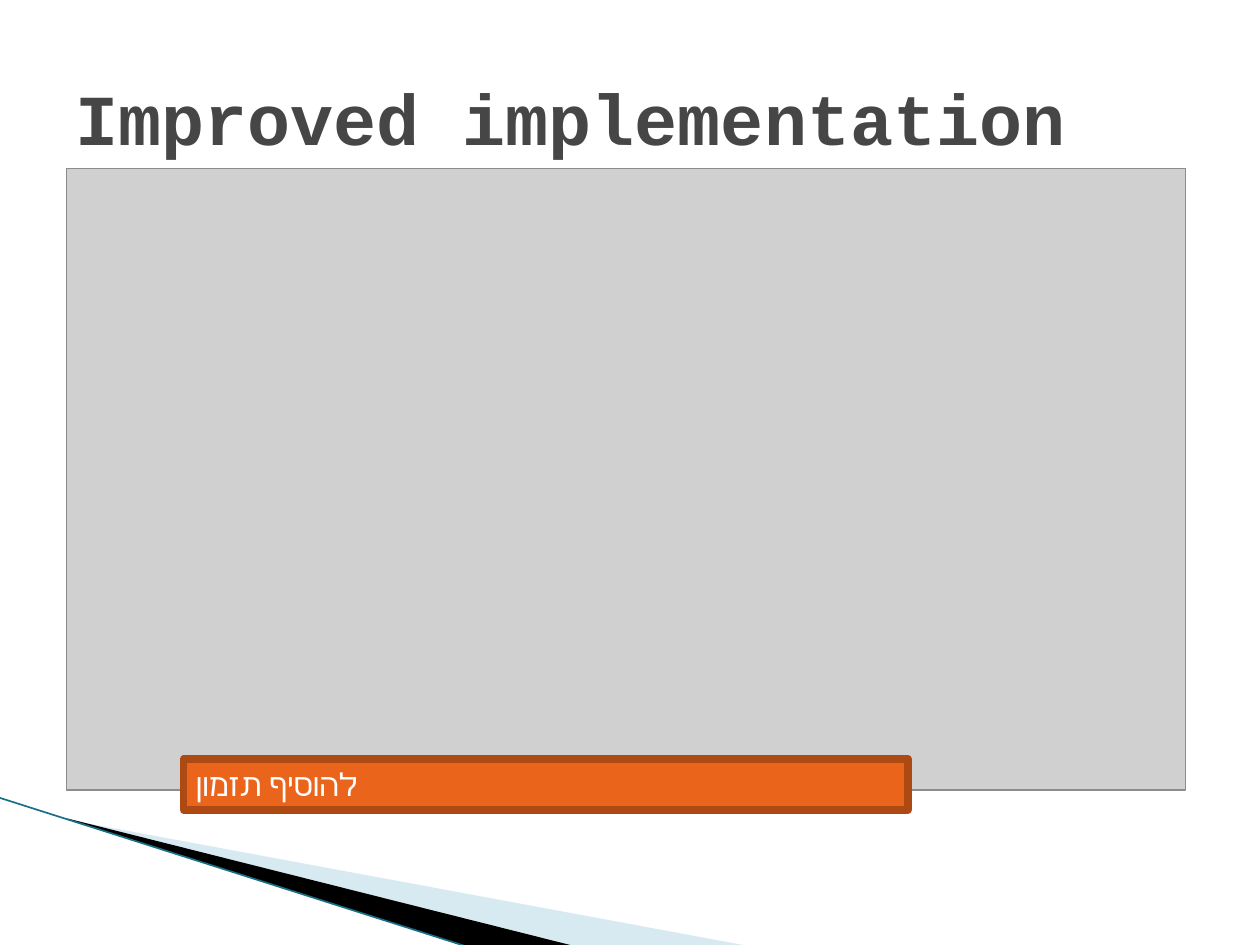
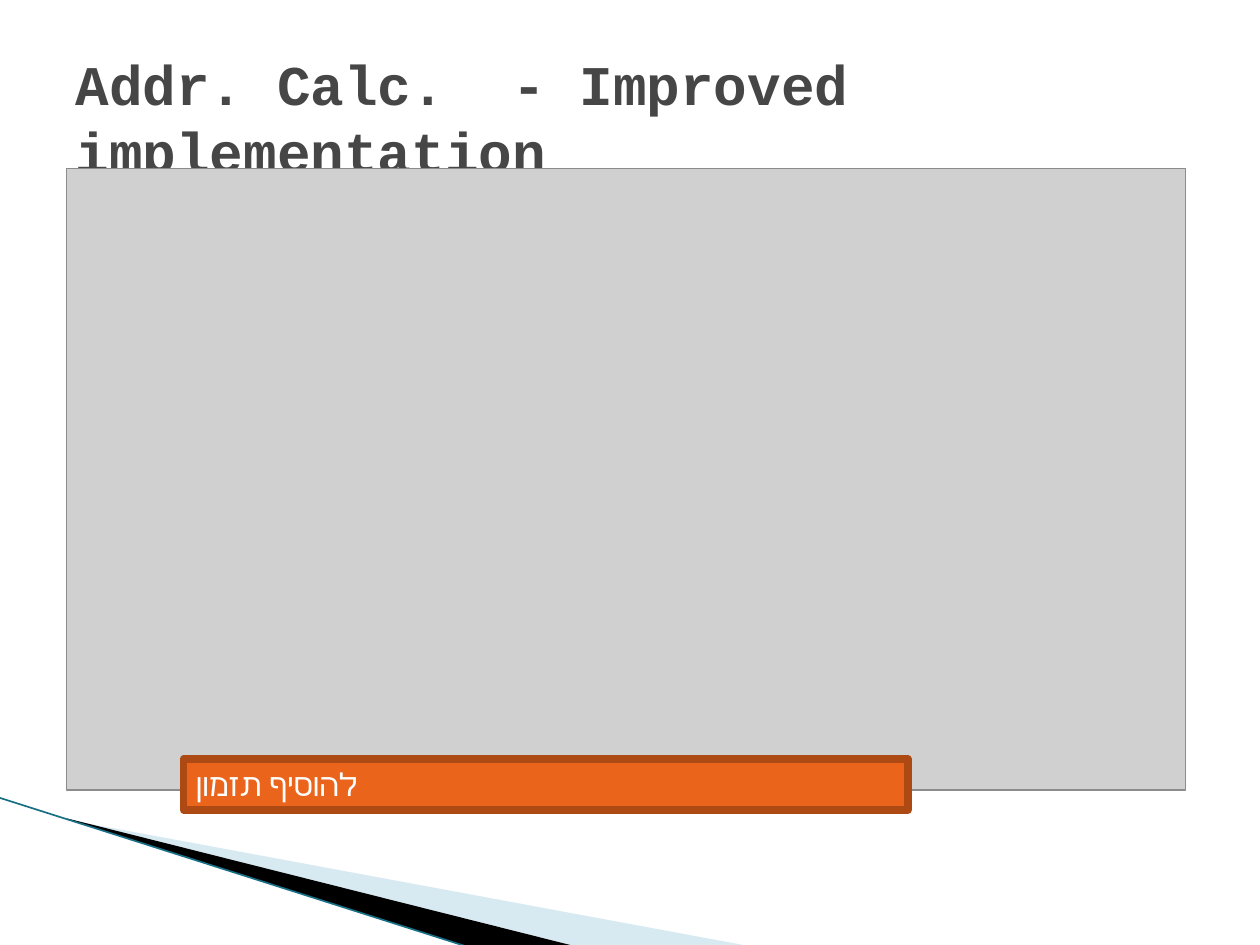
Before and after one commit to shizzz88/image-rotation-technion-ee, a slide deck: slide 23 of Presentation/Final_part_A_Presentation.pptx. Drawn at 1260x945 pixels with LibreOffice and Linux fonts; fonts in the diff are those of the drawing; grey boxes stand for pictures; background and template pictures are left out. Boxes give left, top, right and bottom in pixels: in the first picture for what was removed or moved away, otherwise in the second. Text is boxed around its words. In the diff, an @@ line names an element or a change of style, - is before the commit and + after.

```diff
--- a/Presentation/Final_part_A_Presentation.pptx
+++ b/Presentation/Final_part_A_Presentation.pptx
@@ title at (x1=75, y1=65, x2=848, y2=169): text changed; size 41 to 32 pt @@
-Improved implementation
+Addr. Calc. - Improved implementation
```
Also in this commit, not shown: 2 other slides changed, 6 slides added, 2 other files.
